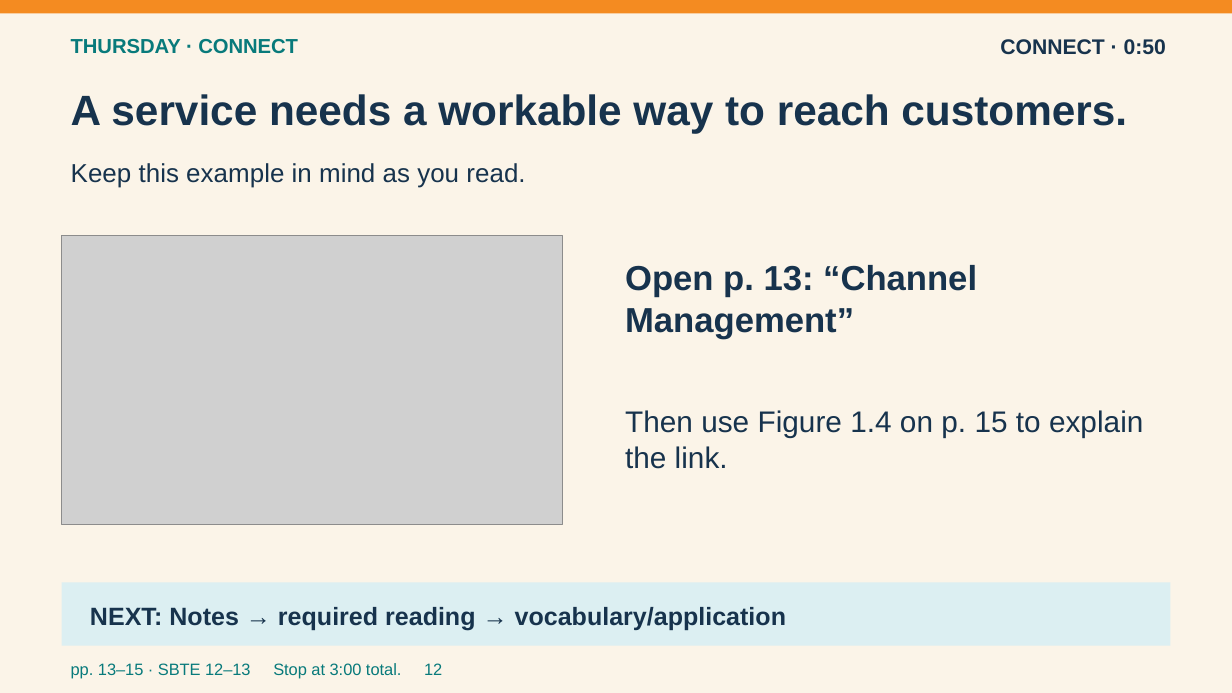
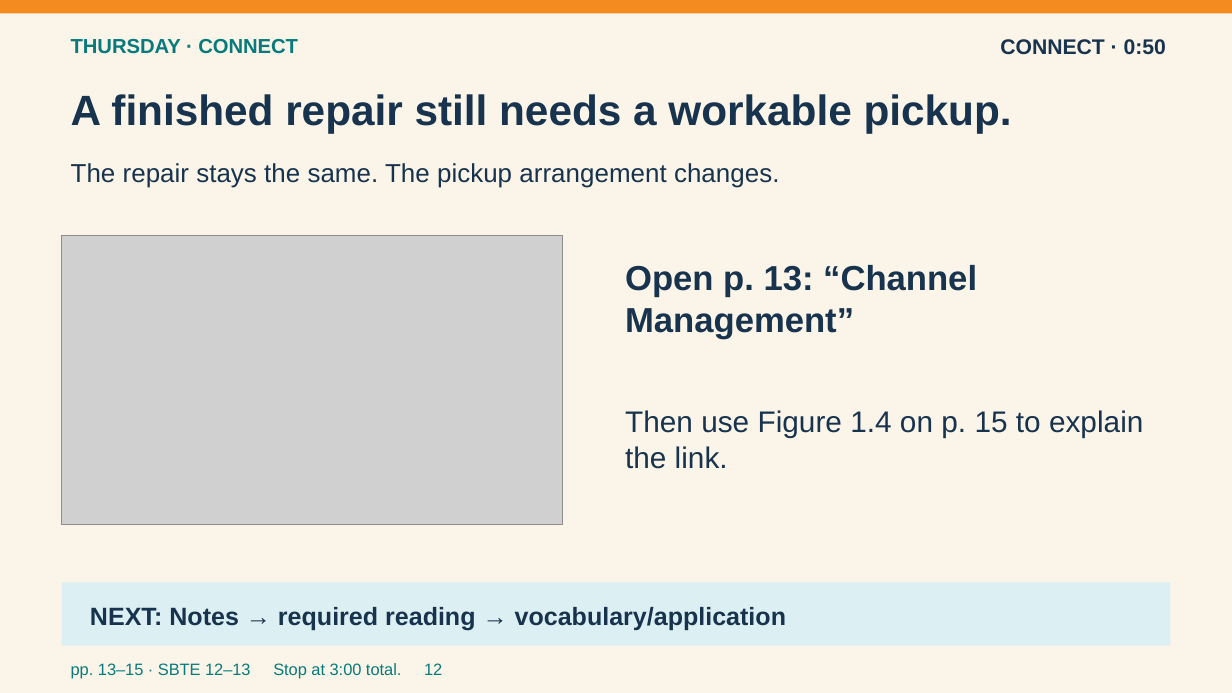
Before and after one commit to pzg8794/teaching-placement, a slide deck: slide 12 of second-placement/planning/2026-09-21-to-25/2026-09-21-to-25-Entry-Routines-Visual-v3.pptx. Drawn at 1232x693 pixels with LibreOffice and Linux fonts; fonts in the diff are those of the drawing; grey boxes stand for pictures. Boxes give left, top, right and bottom in pixels: in the first picture for what was removed or moved away, otherwise in the second. Text is boxed around its words. In the diff, an @@ line names an element or a change of style, - is before the commit and + after.

```diff
--- a/second-placement/planning/2026-09-21-to-25/2026-09-21-to-25-Entry-Routines-Visual-v3.pptx
+++ b/second-placement/planning/2026-09-21-to-25/2026-09-21-to-25-Entry-Routines-Visual-v3.pptx
@@ text at (71, 94, 1012, 133): text changed @@
-A service needs a workable way to reach customers.
+A finished repair still needs a workable pickup.
@@ text at (71, 163, 779, 188): text changed @@
-Keep this example in mind as you read.
+The repair stays the same. The pickup arrangement changes.
```
Also in this commit, not shown: 4 other slides changed, 2 other files.
